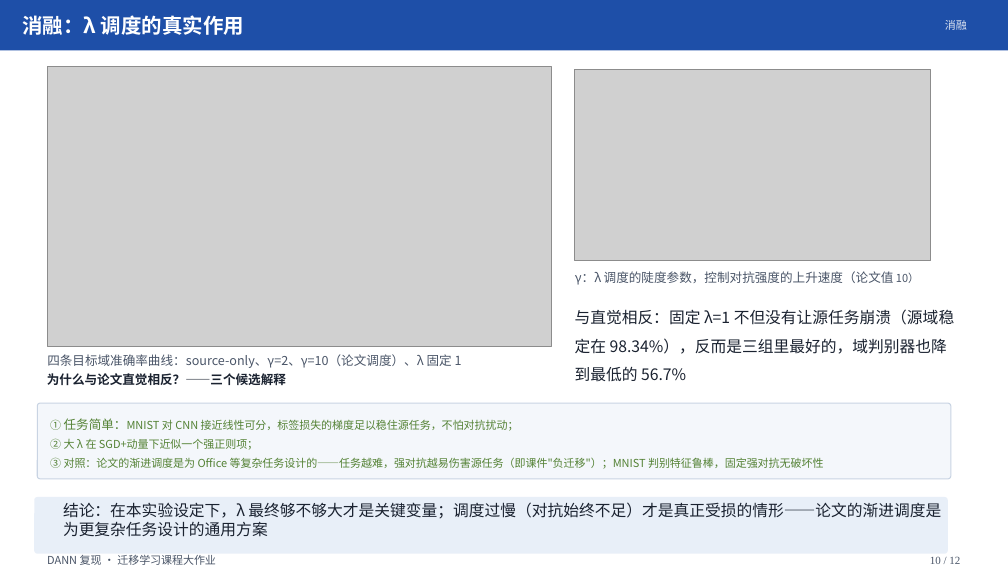
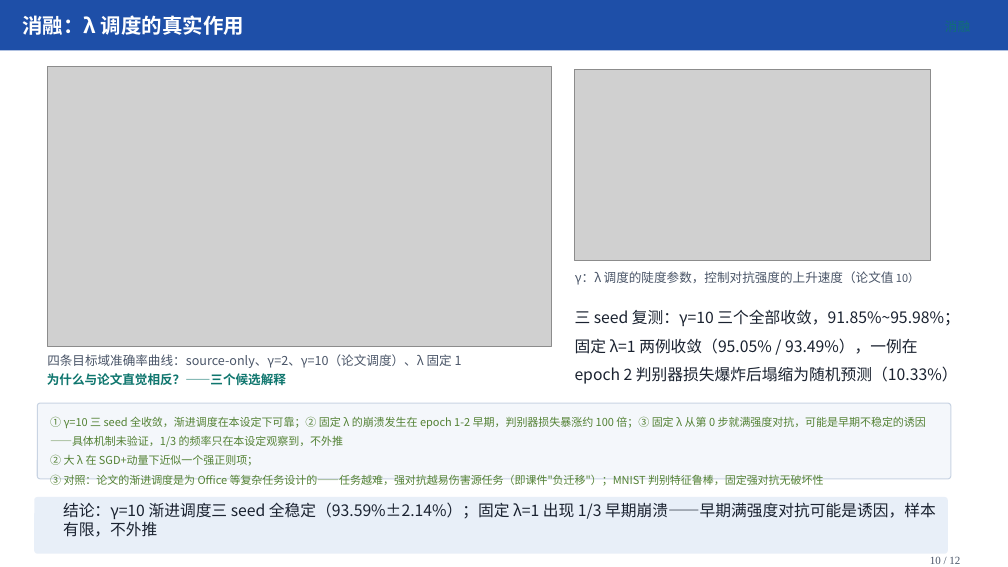
Before and after one commit to IsukaShinji/2026-fall-transfer-learning, a slide deck: slide 10 of 个人展示/汇报/DANN域自适应汇报/DANN域自适应汇报.pptx. Drawn at 1008x567 pixels with LibreOffice and Linux fonts; fonts in the diff are those of the drawing; grey boxes stand for pictures. Boxes give left, top, right and bottom in pixels: in the first picture for what was removed or moved away, otherwise in the second. Text is boxed around its words. In the diff, an @@ line names an element or a change of style, - is before the commit and + after.

Commit message:
实测补充：三seed统计 + CORAL基线 + 撤回固定λ最优结论
- γ=10 三seed：92.95/95.98/91.85 → 93.59%±2.14%（极差4.13点）
- 固定λ三seed：2例正常、seed44早期崩溃（10.33%）——撤回'固定λ最好'
- CORAL基线实测53.00%；新增 src/coral_baseline.py
- PPT P5/P8/P10/P11、逐字稿正文与Q&A、两份README 全部按实测口径更新
- 早期满强度对抗为可能诱因（机制未验证、不外推），不写无证据的'初始化脆弱'因果

```diff
--- a/个人展示/汇报/DANN域自适应汇报/DANN域自适应汇报.pptx
+++ b/个人展示/汇报/DANN域自适应汇报/DANN域自适应汇报.pptx
@@ text removed at (x1=945, y1=20, x2=967, y2=30) @@
-消融
@@ text at (x1=575, y1=309, x2=959, y2=384): text changed @@
-与直觉相反：固定 λ=1 不但没有让源任务崩溃（源域稳定在 98.34%），反而是三组里最好的，域判别器也降到最低的 56.7%
+三 seed 复测：γ=10 三个全部收敛，91.85%~95.98%；固定 λ=1 两例收敛（95.05% / 93.49%），一例在 epoch 2 判别器损失爆炸后塌缩为随机预测（10.33%）
@@ text "为什么与论文直觉相反？——三个候选解释" at (x1=47, y1=373, x2=286, y2=385): text colour #1A2230 to #0F766E @@
@@ text at (x1=50, y1=416, x2=926, y2=447): text changed @@
-① 任务简单：MNIST 对 CNN 接近线性可分，标签损失的梯度足以稳住源任务，不怕对抗扰动；
+① γ=10 三 seed 全收敛，渐进调度在本设定下可靠；② 固定 λ 的崩溃发生在 epoch 1-2 早期，判别器损失暴涨约 100 倍；③ 固定 λ 从第 0 步就满强度对抗，可能是早期不稳定的诱因——具体机制未验证，1/3 的频率只在本设定观察到，不外推
@@ text at (x1=63, y1=502, x2=936, y2=537): text changed @@
-结论：在本实验设定下，λ 最终够不够大才是关键变量；调度过慢（对抗始终不足）才是真正受损的情形——论文的渐进调度是为更复杂任务设计的通用方案
+结论：γ=10 渐进调度三 seed 全稳定（93.59%±2.14%）；固定 λ=1 出现 1/3 早期崩溃——早期满强度对抗可能是诱因，样本有限，不外推
@@ text removed at (x1=47, y1=555, x2=216, y2=565) @@
-DANN 复现 · 迁移学习课程大作业
```
Also in this commit, not shown: 10 other slides changed, 5 other files.
